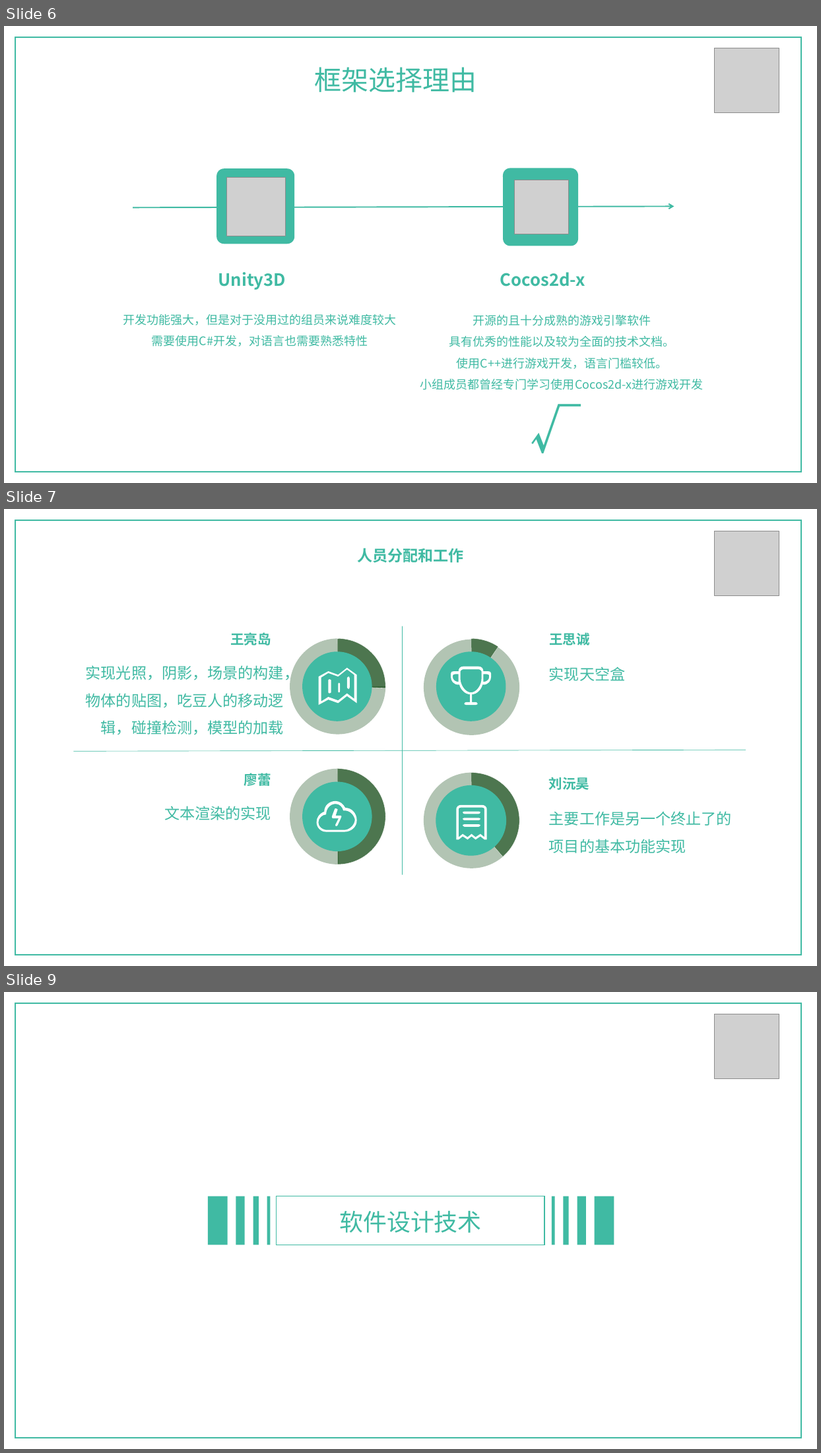
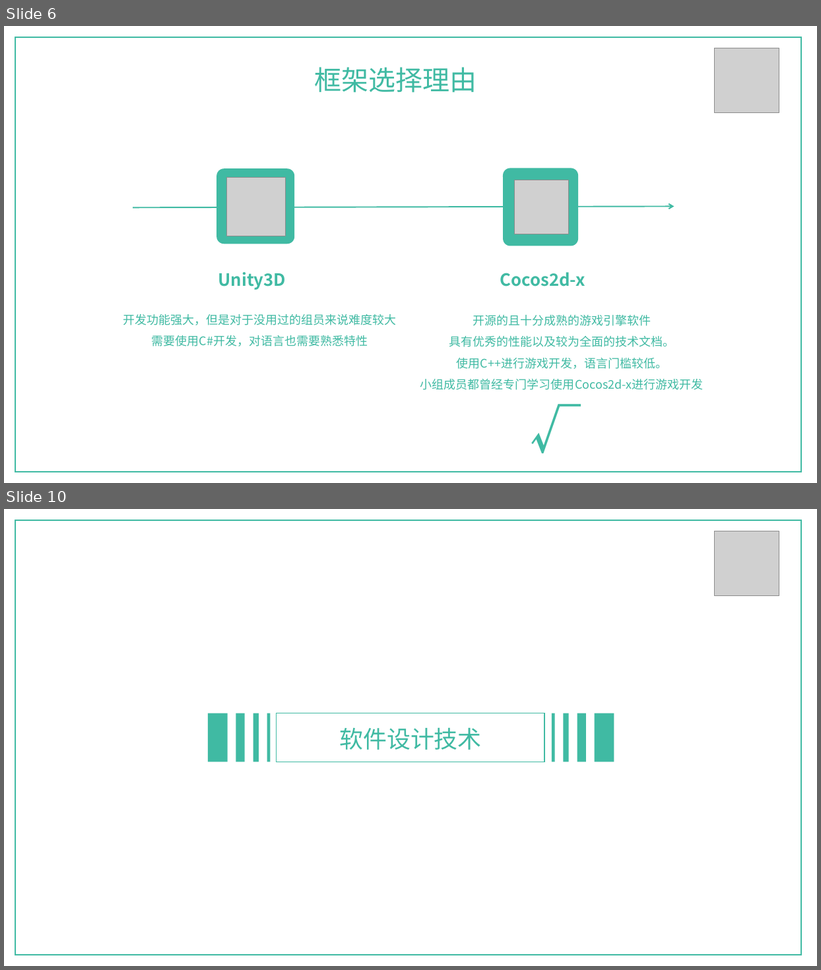
Before and after one commit to sysu-itl/FinalProject, a slide deck: document/小组展示.pptx. Shown one above the other, each under a label of ours: slides 6, 7 and 9 before the commit, slides 6 and 10 after it; the slides between them are not shown. The pictures are 821x1453 and 821x970 pixels, drawn with LibreOffice and Linux fonts; fonts in the diff are those of the drawing; grey boxes stand for pictures; background and template pictures are left out. Boxes give left, top, right and bottom in pixels: in the first picture for what was removed or moved away, otherwise in the second. Text is boxed around its words. In the diff, an @@ line names an element or a change of style, - is before the commit and + after.

```diff
--- a/document/小组展示.pptx
+++ b/document/小组展示.pptx
@@ slide 7 removed at box(4, 509, 817, 966), background picture (left out) @@
@@ rectangle removed at box(16, 521, 802, 955) @@
@@ text removed at box(357, 548, 464, 562) @@
-人员分配和工作
@@ picture removed at box(715, 531, 780, 595) @@
@@ line removed from (403, 626) to (403, 875) @@
@@ text removed at box(230, 632, 271, 646) @@
-王亮岛
@@ text removed at box(549, 632, 589, 646) @@
-王思诚
@@ text removed at box(86, 663, 299, 735) @@
-实现光照，阴影，场景的构建，物体的贴图，吃豆人的移动逻辑，碰撞检测，模型的加载
@@ group removed at box(424, 639, 519, 735): 2 pie slice (boxed as its full ellipse)s, 1 ellipse, 1 freeform shape @@
@@ text removed at box(549, 667, 625, 681) @@
-实现天空盒
@@ group removed at box(290, 639, 386, 735): 2 pie slice (boxed as its full ellipse)s, 1 ellipse, 1 freeform shape @@
@@ line removed from (73, 752) to (746, 750) @@
@@ text removed at box(244, 772, 271, 789) @@
-廖蕾
@@ text removed at box(549, 777, 589, 790) @@
-刘沅昊
@@ group removed at box(290, 769, 386, 865): 2 pie slice (boxed as its full ellipse)s, 1 ellipse, 1 freeform shape @@
@@ group removed at box(424, 773, 519, 869): 2 pie slice (boxed as its full ellipse)s, 1 ellipse, 1 freeform shape @@
@@ text removed at box(164, 806, 271, 821) @@
-文本渲染的实现
@@ text removed at box(549, 811, 732, 854) @@
-主要工作是另一个终止了的项目的基本功能实现
@@ what was slide 9 is now slide 10 @@
```
Also in this commit, not shown: 3 slides changed, 2 slides added.
